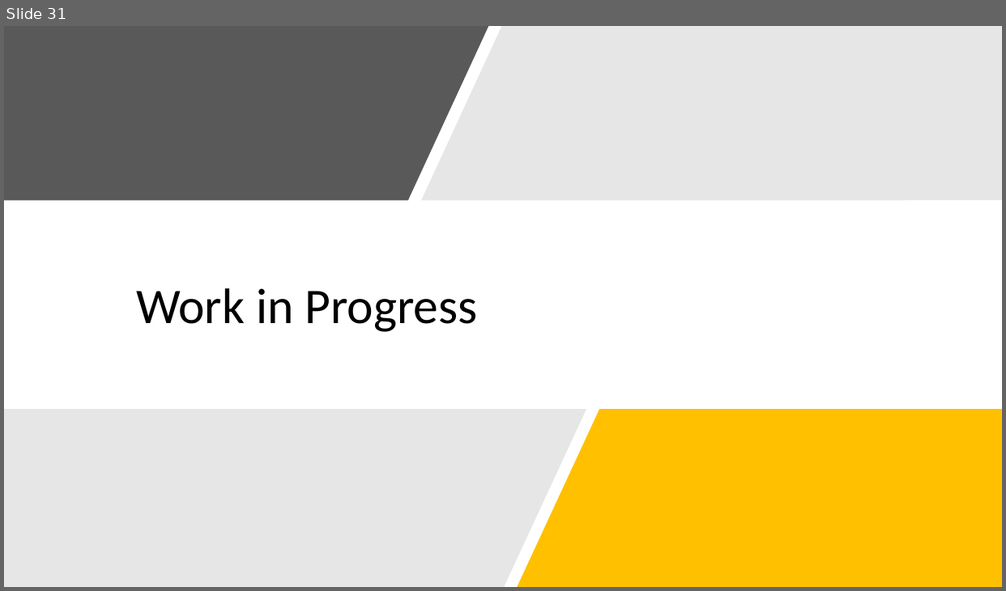
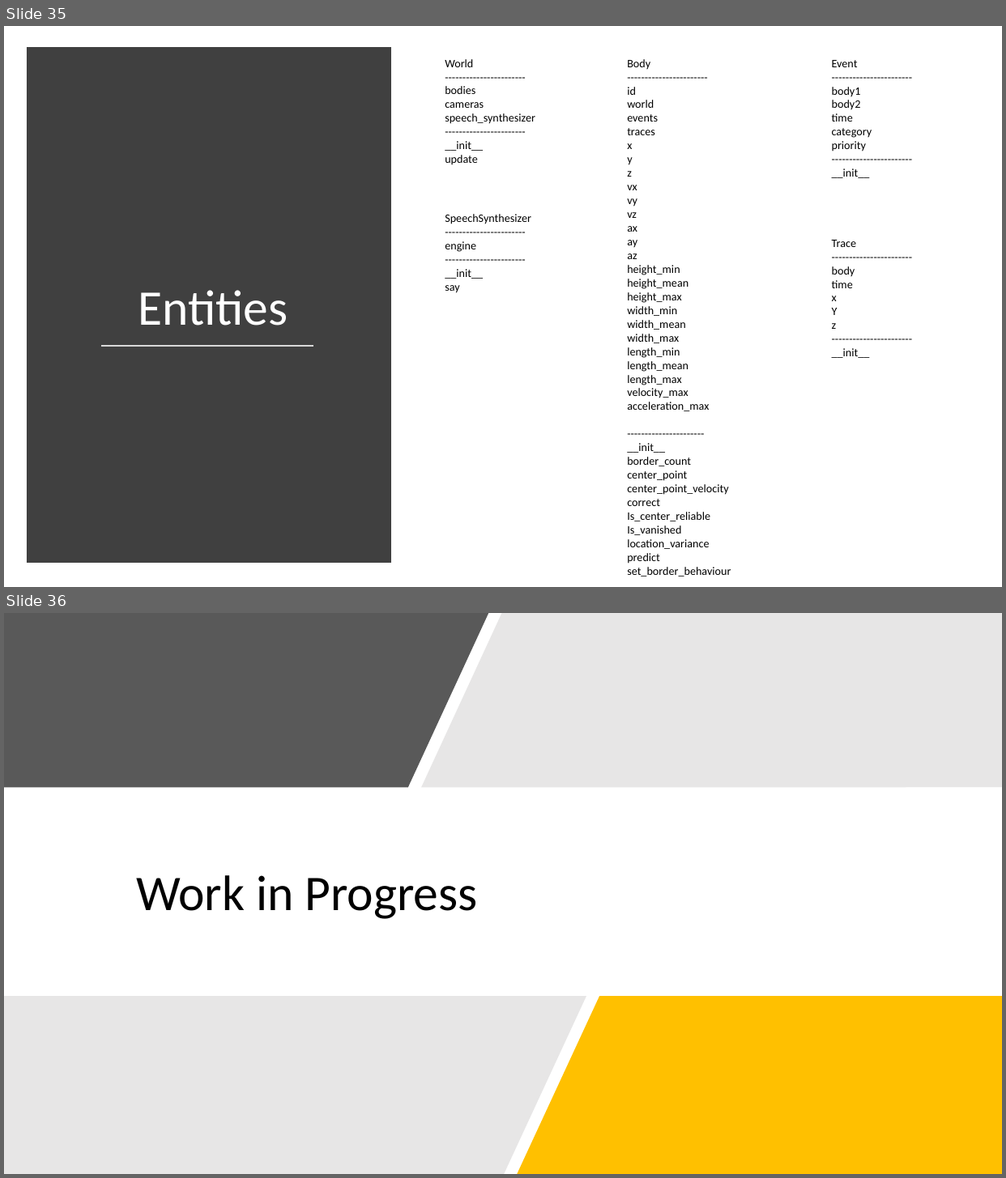
Before and after one commit to SakariLampola/Thesis, a slide deck: presentations/Audit 20180301.pptx. Shown one above the other, each under a label of ours: slide 31 before the commit, slides 35 and 36 after it. The pictures are 1006x591 and 1006x1178 pixels, drawn with LibreOffice and Linux fonts; fonts in the diff are those of the drawing. Boxes give left, top, right and bottom in pixels: in the first picture for what was removed or moved away, otherwise in the second. Text is boxed around its words. In the diff, an @@ line names an element or a change of style, - is before the commit and + after.

```diff
--- a/presentations/Audit 20180301.pptx
+++ b/presentations/Audit 20180301.pptx
@@ slide 35 added at (4, 26, 1002, 587), background #FFFFFF @@
@@ rectangle added at (32, 52, 386, 558), fill #404040, outline #404040 10 pt @@
@@ text added at (445, 59, 535, 165), 11 pt, text #000000 @@
+World
+-----------------------
+bodies
+cameras
+speech_synthesizer
+-----------------------
+__init__
+update
@@ text added at (627, 59, 731, 577), 11 pt, text #000000 @@
+Body
+-----------------------
+id
+world
+events
+traces
+x
+y
+z
+vx
+vy
+vz
+ax
+ay
+az
+height_min
+height_mean
+height_max
+width_min
+width_mean
+width_max
+length_min
+length_mean
+length_max
+velocity_max
+acceleration_max
+----------------------
+__init__
+border_count
+center_point
+center_point_velocity
+correct
+Is_center_reliable
+Is_vanished
+location_variance
+predict
+set_border_behaviour
@@ text added at (832, 60, 872, 178), 11 pt, text #000000 @@
+Event
+-----------------------
+body1
+body2
+time
+category
+priority
+-----------------------
+__init__
@@ text added at (445, 214, 531, 293), 11 pt, text #000000 @@
+SpeechSynthesizer
+-----------------------
+engine
+-----------------------
+__init__
+say
@@ text added at (832, 240, 870, 358), 11 pt, text #000000 @@
+Trace
+-----------------------
+body
+time
+x
+Y
+z
+-----------------------
+__init__
@@ text added at (138, 290, 288, 326), 48 pt, text #FFFFFF @@
+Entities
@@ line added from (101, 347) to (313, 347), #D9D9D9 1.75 pt @@
@@ what was slide 31 is now slide 36 @@
```
Also in this commit, not shown: 4 other slides added, 13 other files.
